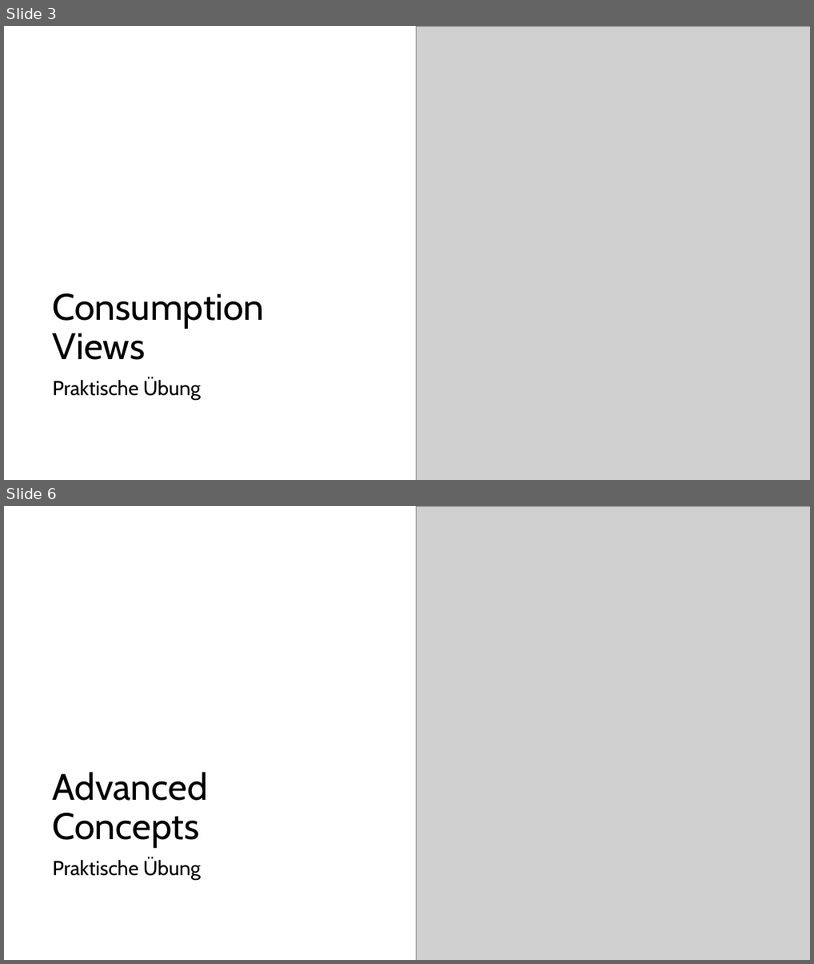
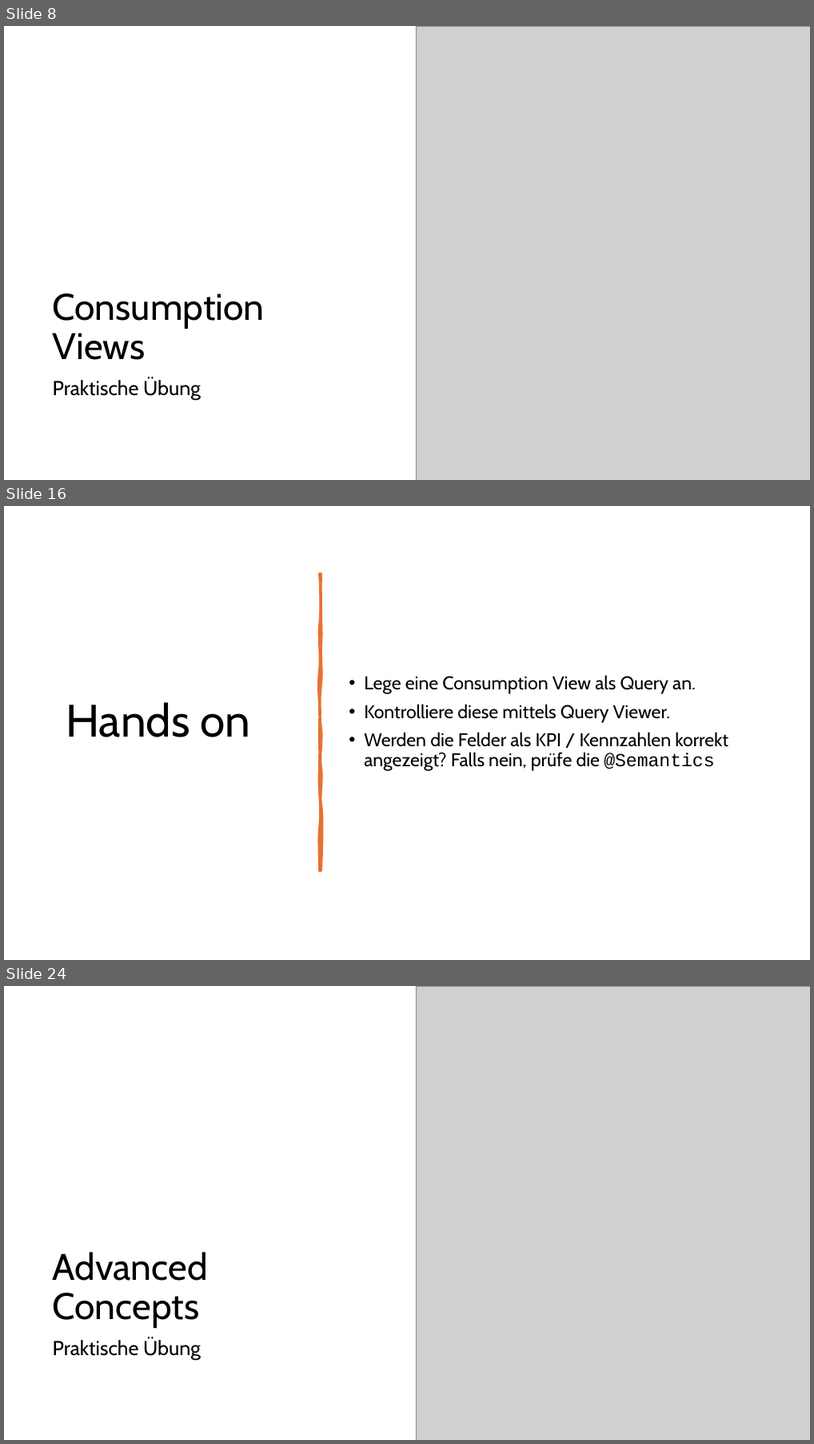
Before and after one commit to DevelopmentBvise/Schulung, a slide deck: CDS presentation/Tag2_Data Modeling with Core Data Services.pptx. Shown one above the other, each under a label of ours: slides 3 and 6 before the commit, slides 8, 16 and 24 after it; the slides between them are not shown. The pictures are 814x964 and 814x1444 pixels, drawn with LibreOffice and Linux fonts; fonts in the diff are those of the drawing; grey boxes stand for pictures. Boxes give left, top, right and bottom in pixels: in the first picture for what was removed or moved away, otherwise in the second. Text is boxed around its words. In the diff, an @@ line names an element or a change of style, - is before the commit and + after.

```diff
--- a/CDS presentation/Tag2_Data Modeling with Core Data Services.pptx
+++ b/CDS presentation/Tag2_Data Modeling with Core Data Services.pptx
@@ slide 16 added at box(4, 506, 810, 960), background #FFFFFF @@
@@ freeform shape added at box(320, 574, 321, 870), fill #E97132, outline #E97132 3.25 pt @@
@@ text added at box(364, 675, 729, 771), 22 pt, text #000000 @@
+• Lege eine Consumption View als Query an.
+• Kontrolliere diese mittels Query Viewer.
+• Werden die Felder als KPI / Kennzahlen korrekt angezeigt? Falls nein, prüfe die @Semantics
@@ title added at box(66, 702, 250, 737), 54 pt, text #000000 @@
+Hands on
@@ what was slide 3 is now slide 8 @@
@@ what was slide 6 is now slide 24 @@
```
Also in this commit, not shown: 1 slide changed, 28 other slides added, 4 slides removed, 4 other files.
